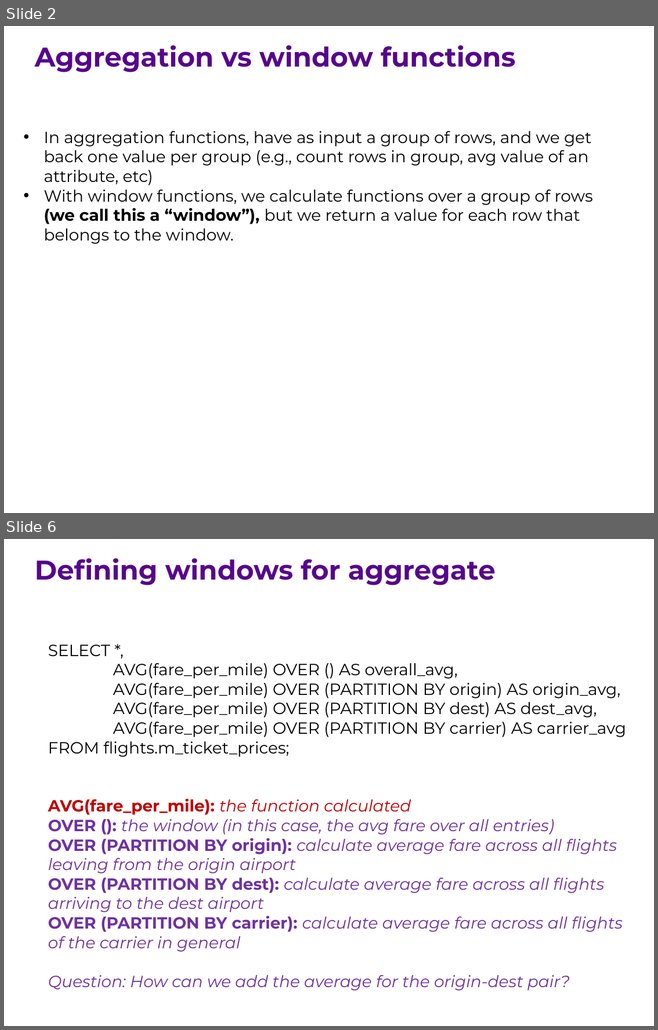
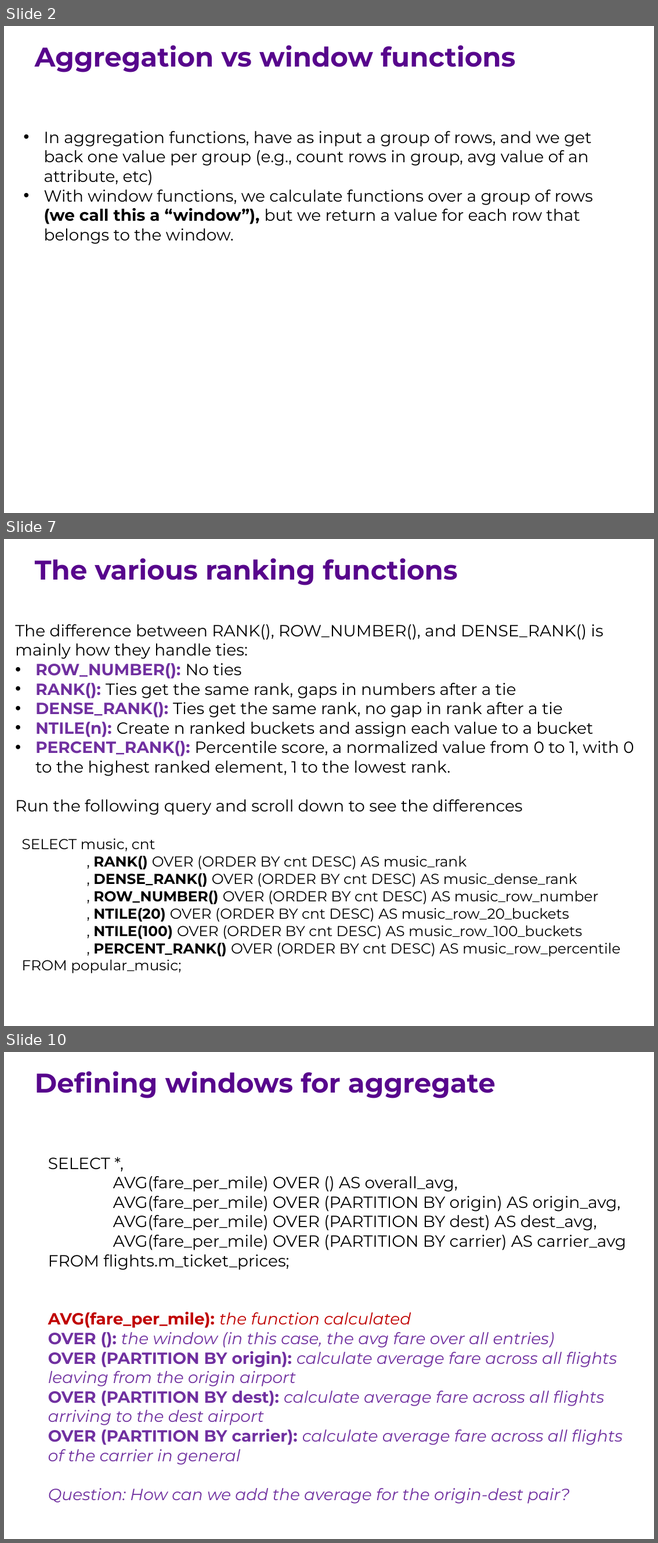
Before and after one commit to ipeirotis/introduction-to-databases, a slide deck: session7/G-Window_queries.pptx. Shown one above the other, each under a label of ours: slides 2 and 6 before the commit, slides 2, 7 and 10 after it; the slides between them are not shown. The pictures are 658x1030 and 658x1543 pixels, drawn with LibreOffice and Linux fonts; fonts in the diff are those of the drawing. Boxes give left, top, right and bottom in pixels: in the first picture for what was removed or moved away, otherwise in the second. Text is boxed around its words. In the diff, an @@ line names an element or a change of style, - is before the commit and + after.

```diff
--- a/session7/G-Window_queries.pptx
+++ b/session7/G-Window_queries.pptx
@@ slide 7 added at <box>4,539,654,1026</box>, background #FFFFFF @@
@@ text added at <box>35,558,457,585</box>, 30 pt, text #57068C, bold @@
+The various ranking functions
@@ text added at <box>15,624,634,815</box>, 18 pt, text #000000 @@
+The difference between RANK(), ROW_NUMBER(), and DENSE_RANK() is mainly how they handle ties:
+• ROW_NUMBER(): No ties
+• RANK(): Ties get the same rank, gaps in numbers after a tie
+• DENSE_RANK(): Ties get the same rank, no gap in rank after a tie
+• NTILE(n): Create n ranked buckets and assign each value to a bucket
+• PERCENT_RANK(): Percentile score, a normalized value from 0 to 1, with 0 to the highest ranked element, 1 to the lowest rank.
+Run the following query and scroll down to see the differences
@@ text added at <box>22,838,620,973</box>, 16 pt, text #000000 @@
+SELECT music, cnt
+  , RANK() OVER (ORDER BY cnt DESC) AS music_rank
+  , DENSE_RANK() OVER (ORDER BY cnt DESC) AS music_dense_rank
+  , ROW_NUMBER() OVER (ORDER BY cnt DESC) AS music_row_number
+  , NTILE(20) OVER (ORDER BY cnt DESC) AS music_row_20_buckets
+  , NTILE(100) OVER (ORDER BY cnt DESC) AS music_row_100_buckets
+  , PERCENT_RANK() OVER (ORDER BY cnt DESC) AS music_row_percentile
+FROM popular_music;
@@ what was slide 6 is now slide 10 @@
```
Also in this commit, not shown: 3 slides changed, 6 other slides added.
